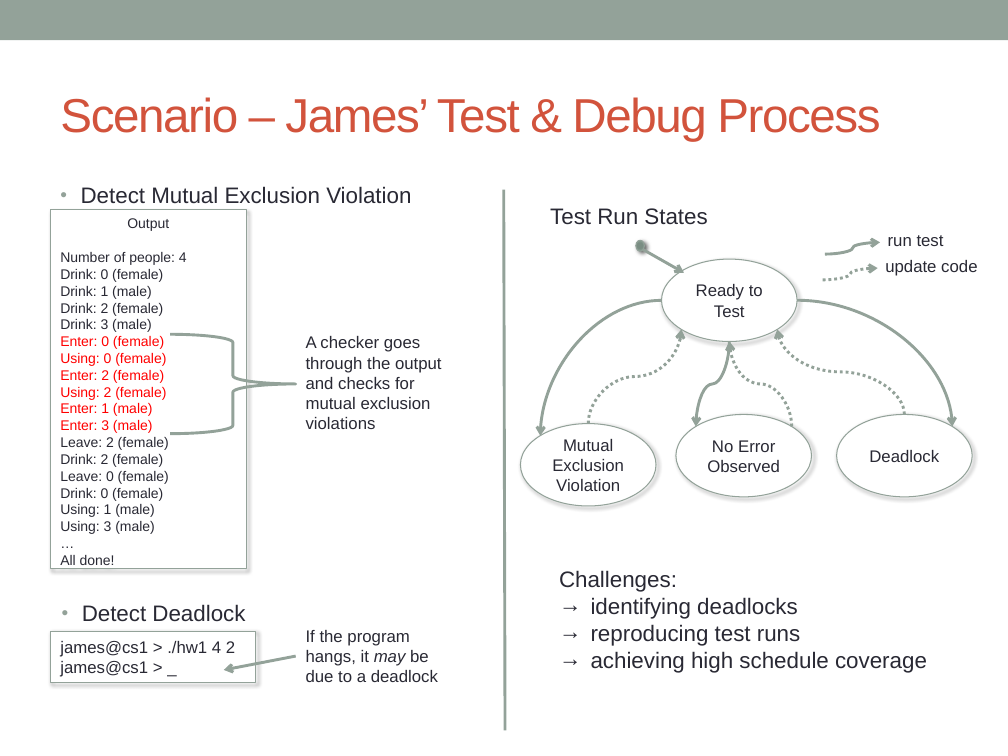
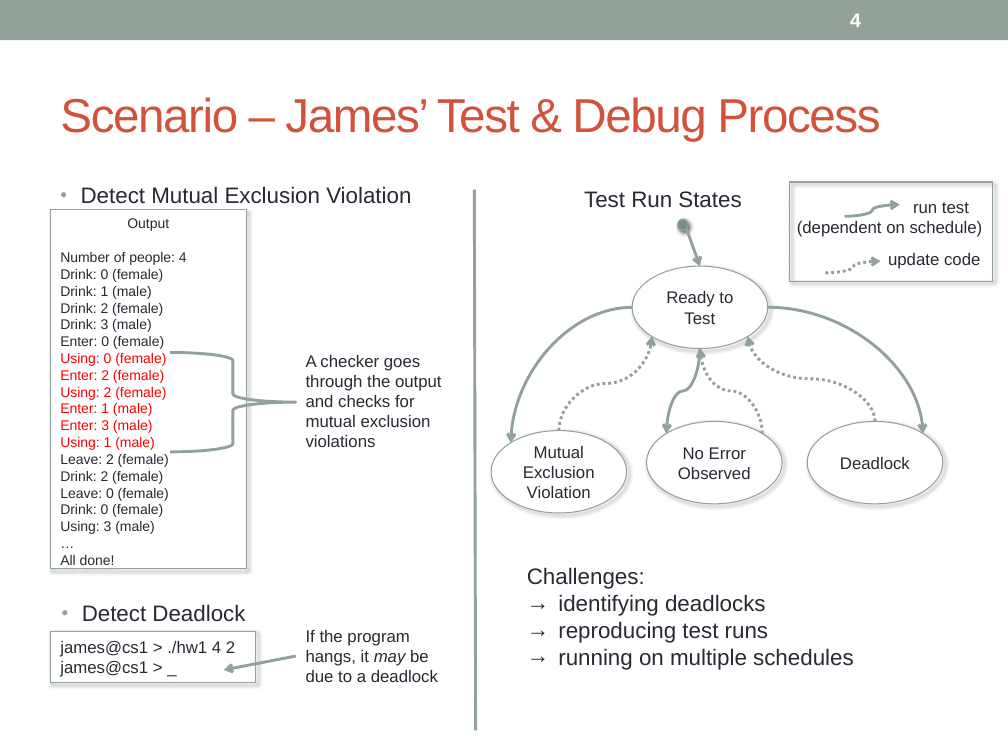
Before and after one commit to concurTestFramework/concurTestFramework, a slide deck: slide 4 of Documents/Concur_Presentation.pptx. Drawn at 1008x756 pixels with LibreOffice and Linux fonts; fonts in the diff are those of the drawing. Boxes give left, top, right and bottom in pixels: in the first picture for what was removed or moved away, otherwise in the second. Text is boxed around its words. In the diff, an @@ line names an element or a change of style, - is before the commit and + after.

```diff
--- a/Documents/Concur_Presentation.pptx
+++ b/Documents/Concur_Presentation.pptx
@@ page number added at [850,13,861,27], 14 pt, text #FFFFFF, bold @@
+4
@@ line moved from (504, 190) - (505, 731) to (475, 190) - (476, 731) @@
@@ text "Test Run States": place and size @@
-text "Test Run States" at [550,208,707,225]
+text "Test Run States" at [584,191,741,208]
@@ text "run test": place and size @@
-text "run test" at [888,235,944,246]
+text "run test" at [797,202,983,237]
@@ rectangle added at [790,182,993,281], outline #93A299 0.75 pt @@
@@ curved arrow moved from (825, 254) - (880, 242) to (845, 217) - (899, 205) @@
@@ text at [913,202,969,213]: alignment left to centre @@
@@ ellipse: place and size @@
-ellipse at [636,240,644,251]
+ellipse at [677,219,688,231]
@@ ellipse at [677,219,688,231]: mirrored @@
@@ arrow moved from (643, 250) - (684, 273) to (686, 229) - (700, 266) @@
@@ text at [797,221,983,237]: paragraph added @@
+(dependent on schedule)
@@ curved arrow moved from (823, 280) - (878, 268) to (826, 273) - (880, 261) @@
@@ rectangle "update code": place and size @@
-rectangle "update code" at [885,260,977,276]
+rectangle "update code" at [878,244,994,267]
@@ text in rectangle at [60,336,164,349]: text colour #FF0000 to #292934 in "Enter: 0 (female)" @@
@@ right brace: place and size @@
-right brace at [170,335,296,434]
+right brace at [170,353,296,453]
@@ text "A checker goes through the ...": place and size @@
-text "A checker goes through the ..." at [306,336,442,429]
+text "A checker goes through the ..." at [306,355,442,447]
@@ 6 curved arrows, 4 ellipses: place and size @@
-6 curved arrows, 4 ellipses at [520,259,973,506]
+6 curved arrows, 4 ellipses at [491,266,943,513]
@@ text in rectangle at [60,437,155,450]: paragraph added @@
+Using: 1 (male)
@@ text in rectangle at [60,504,155,517]: paragraph removed @@
-Using: 1 (male)
@@ text "Challenges:": place and size @@
-text "Challenges:" at [559,570,927,673]
+text "Challenges:" at [527,567,854,670]
@@ text at [558,648,854,670]: text changed @@
-→ achieving high schedule coverage
+→ running on multiple schedules
```
Also in this commit, not shown: 21 other slides changed.
